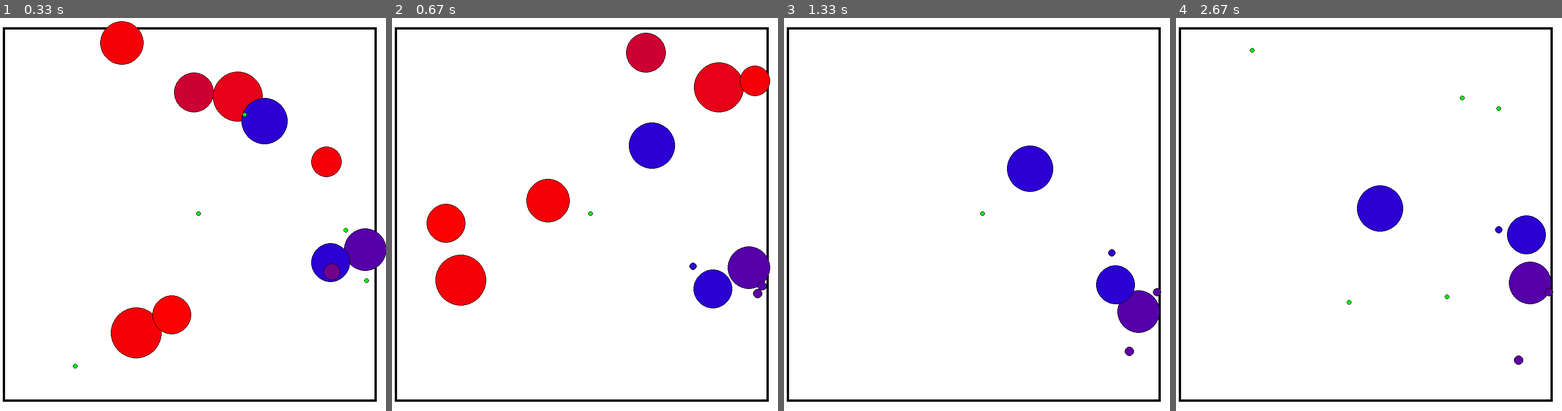
Above: before the commit, frames 1-4 (left to right).
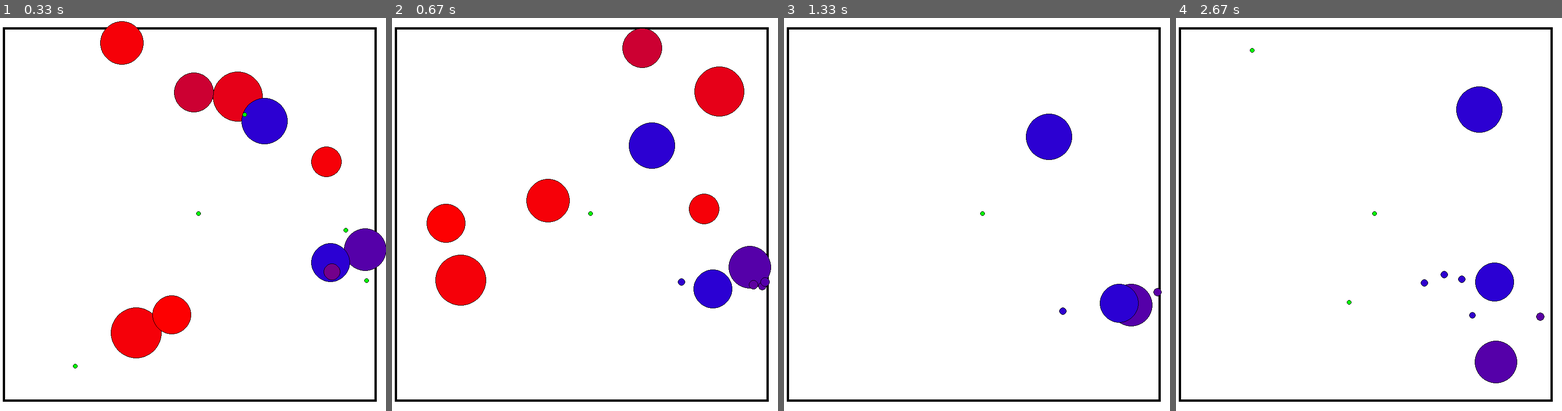
Above: after the commit, the same moments.

Repository: LeoBasov/live-sim
Game: pygame game, started from app/gui_pygame/main.py
Same seed, same stepped clock (60 frames per second), same inputs: the game is played once before the commit and once after it.
Inputs:
- Up to frame 1 (0.33 s): no input
- Up to frame 2 (0.67 s): tap Space at 0.33 s
- Up to frame 3 (1.33 s): tap Space at 0.73, 1.03, 1.23 s
- Up to frame 4 (2.67 s): tap Space at 1.57, 1.87, 2.07, 2.37, 2.63 s

Frame 1 is identical in both runs. In frame 2, 1.8% of the frame differs, in the area x 59-99%, y 2-72%; in frame 3, 3.4%; in frame 4, 5.8%, in the area x 46-98%, y 17-93%.

Commit message:
Reset move counter when fleeing.

Diff:
--- a/live_sim/creature.py
+++ b/live_sim/creature.py
@@ -191,6 +191,7 @@
 			self.position = self._random_move()
 
 	def _flee(self, dist_enemy):
+		self.move_counter = 0
 		dist_vec = dist_enemy[1].position - self.position
 
 		if dist_enemy[0] > 0.0:
